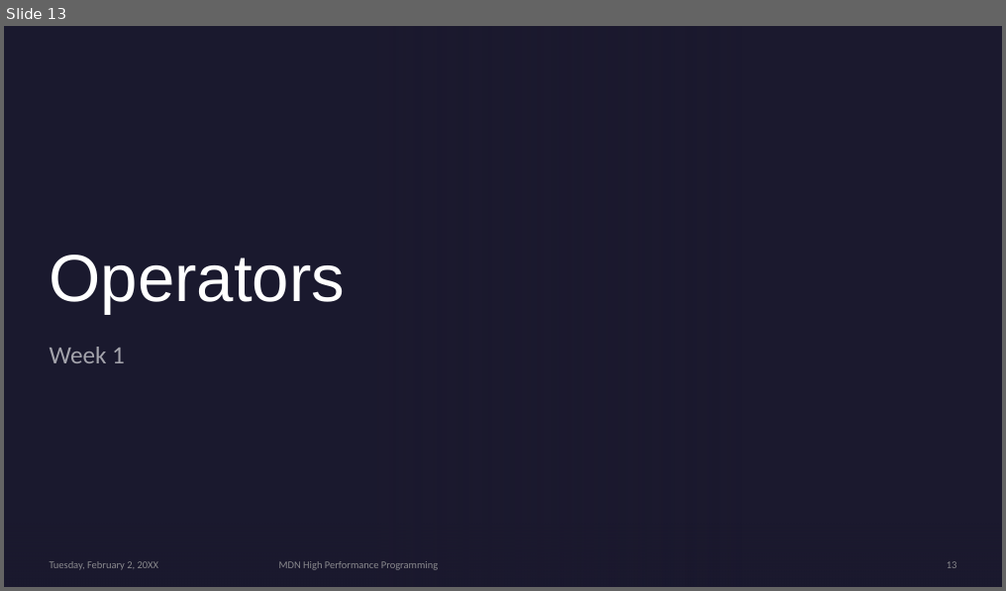
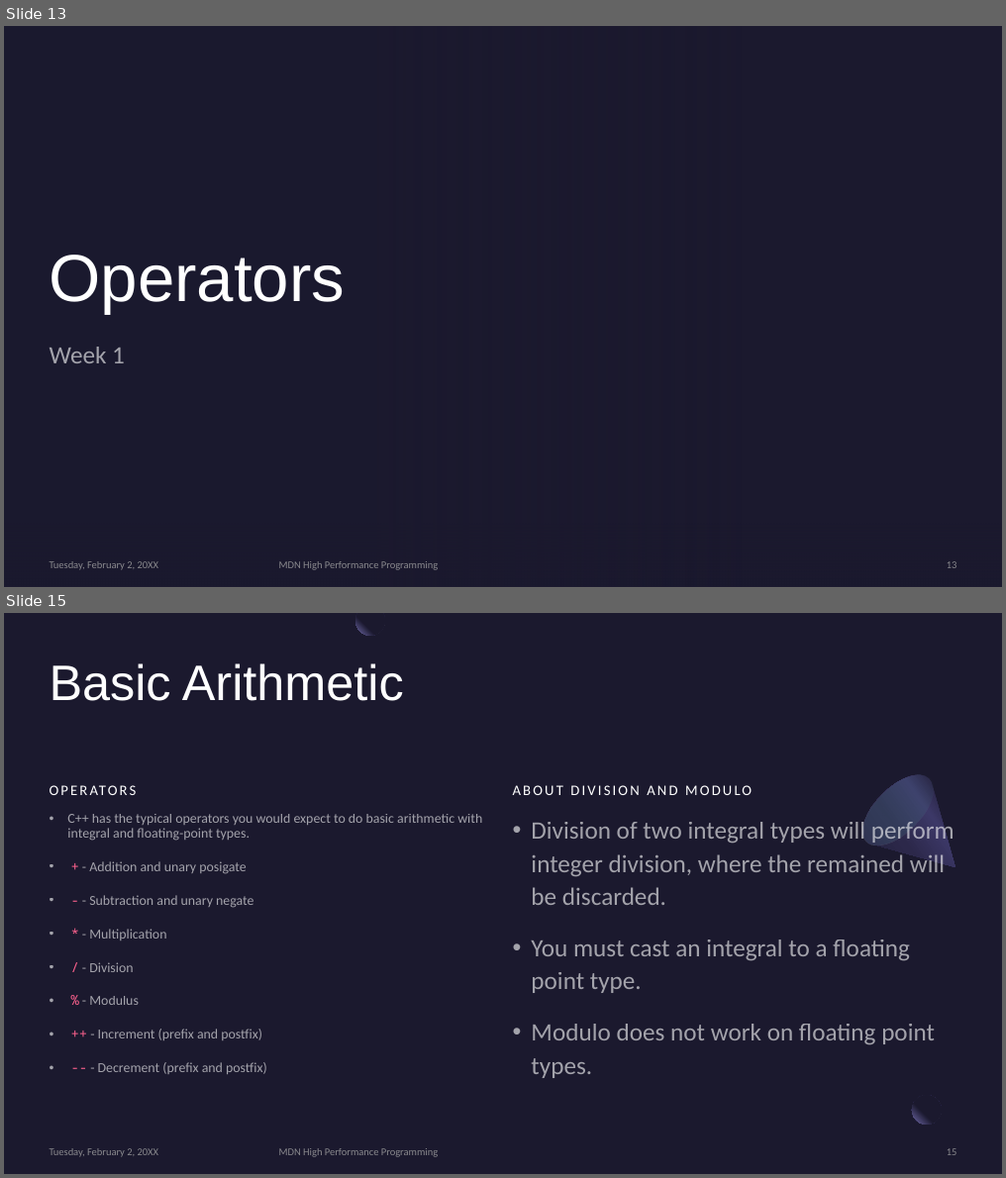
Before and after one commit to MonashDeepNeuron/HPP, a slide deck: content/week1/slides/week1.pptx. Shown one above the other, each under a label of ours: slide 13 before the commit, slides 13 and 15 after it; the slides between them are not shown. The pictures are 1006x591 and 1006x1178 pixels, drawn with LibreOffice and Linux fonts; fonts in the diff are those of the drawing; background and template pictures are left out. Boxes give left, top, right and bottom in pixels: in the first picture for what was removed or moved away, otherwise in the second. Text is boxed around its words. In the diff, an @@ line names an element or a change of style, - is before the commit and + after.

```diff
--- a/content/week1/slides/week1.pptx
+++ b/content/week1/slides/week1.pptx
@@ slide 15 added at (x1=4, y1=613, x2=1002, y2=1174), background #1B192E @@
@@ freeform shape added at (x1=355, y1=613, x2=385, y2=636), fill gradient #1B192E to #7771B2 @@
@@ title added at (x1=50, y1=663, x2=404, y2=701), 48 pt, text #FFFFFF @@
+Basic Arithmetic
@@ text added at (x1=513, y1=785, x2=751, y2=795), 14 pt, text #FFFFFF @@
+ABOUT DIVISION AND MODULO
@@ freeform shape added at (x1=851, y1=763, x2=987, y2=898), fill gradient #2C284A to #3C3867 to #1B192E @@
@@ ellipse added at (x1=851, y1=763, x2=945, y2=857), fill gradient #454075 to #5BEFC1 @@
@@ text added at (x1=67, y1=814, x2=482, y2=1074), 13.2 pt, text #FFFFFF at 60% opacity @@
+• C++ has the typical operators you would expect to do basic arithmetic with integral and floating-point types.
+• + - Addition and unary posigate
+• - - Subtraction and unary negate
+• * - Multiplication
+• / - Division
+• % - Modulus
+• ++ - Increment (prefix and postfix)
+• -- - Decrement (prefix and postfix)
@@ text added at (x1=175, y1=814, x2=229, y2=825), 14 pt, text #FFFFFF @@
+OPERATORS
@@ text added at (x1=531, y1=819, x2=954, y2=1078), 24 pt, text #FFFFFF at 60% opacity @@
+• Division of two integral types will perform integer division, where the remained will be discarded.
+• You must cast an integral to a floating point type.
+• Modulo does not work on floating point types.
@@ ellipse added at (x1=912, y1=1096, x2=942, y2=1125), fill gradient #1B192E to #7771B2 @@
@@ rectangle added at (x1=942, y1=1090, x2=972, y2=1119), fill #1B192E at 80% opacity @@
@@ text added at (x1=50, y1=1149, x2=159, y2=1157), 10 pt, text #A6A6A6 at 80% opacity @@
+Tuesday, February 2, 20XX
@@ text added at (x1=279, y1=1149, x2=438, y2=1157), 10 pt, text #A6A6A6 at 80% opacity @@
+MDN High Performance Programming
@@ page number added at (x1=946, y1=1149, x2=957, y2=1156), 10 pt, text #A6A6A6 at 80% opacity @@
+15
```
Also in this commit, not shown: 7 slides changed, 4 other slides added, 7 slides removed.
